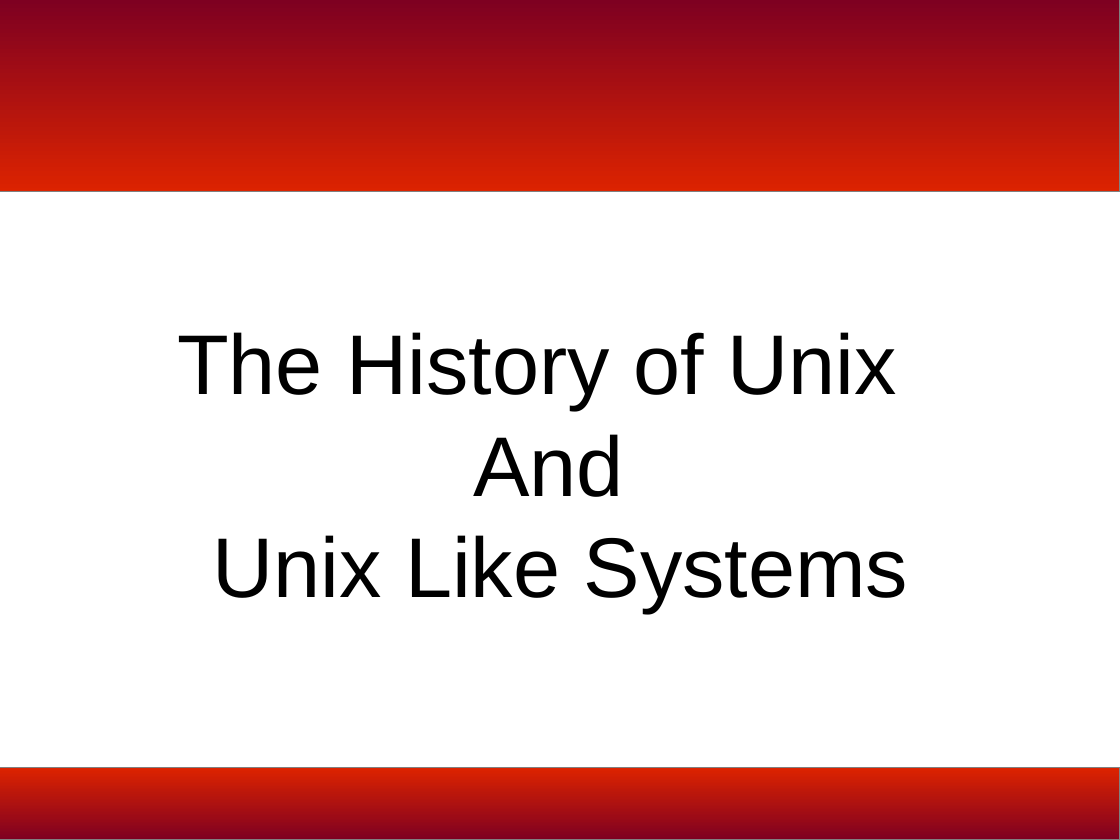
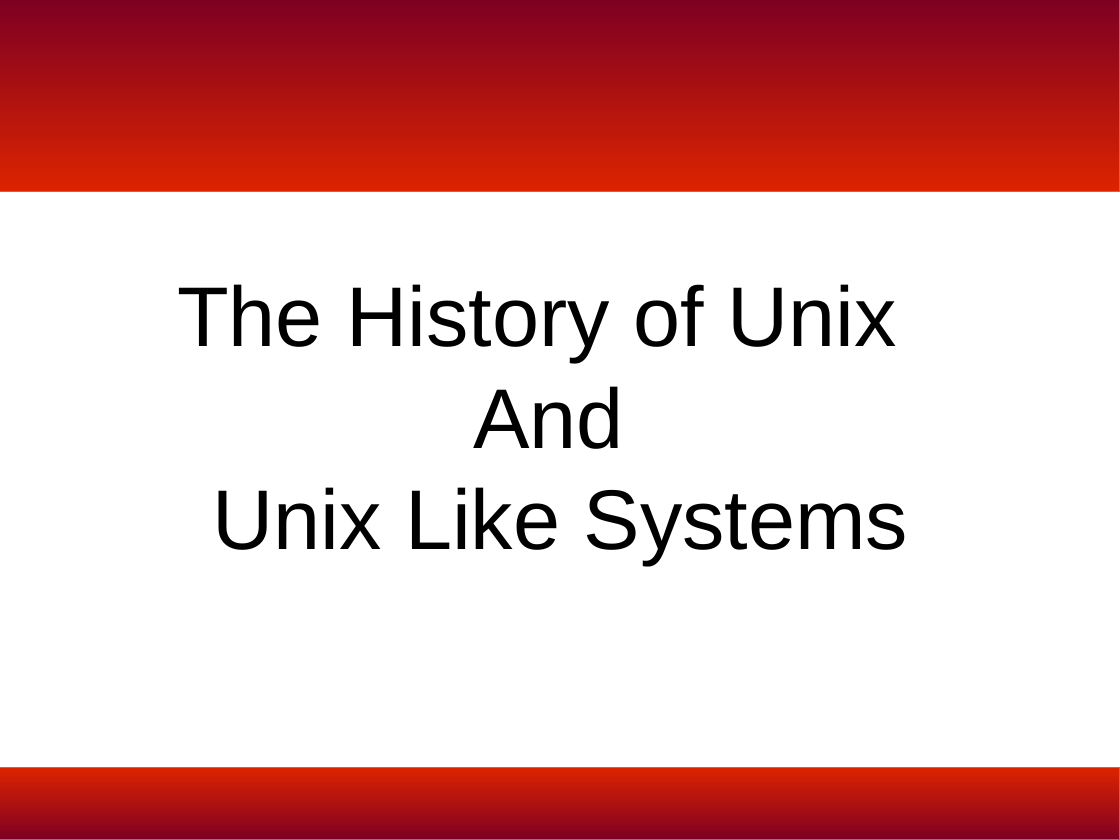
Before and after one commit to bmac2/BSD-Meetup-Files, a slide deck: slide 1 of bsd-history-slides.odp. Drawn at 1120x840 pixels with LibreOffice and Linux fonts; fonts in the diff are those of the drawing; background and template pictures are left out. Boxes give left, top, right and bottom in pixels: in the first picture for what was removed or moved away, otherwise in the second. Text is boxed around its words. In the diff, an @@ line names an element or a change of style, - is before the commit and + after.

```diff
--- a/bsd-history-slides.odp
+++ b/bsd-history-slides.odp
@@ subtitle "The History of Unix": place and size @@
-subtitle "The History of Unix" at [177, 332, 908, 613]
+subtitle "The History of Unix" at [177, 284, 908, 565]
```
Also in this commit, not shown: 29 other slides changed.
